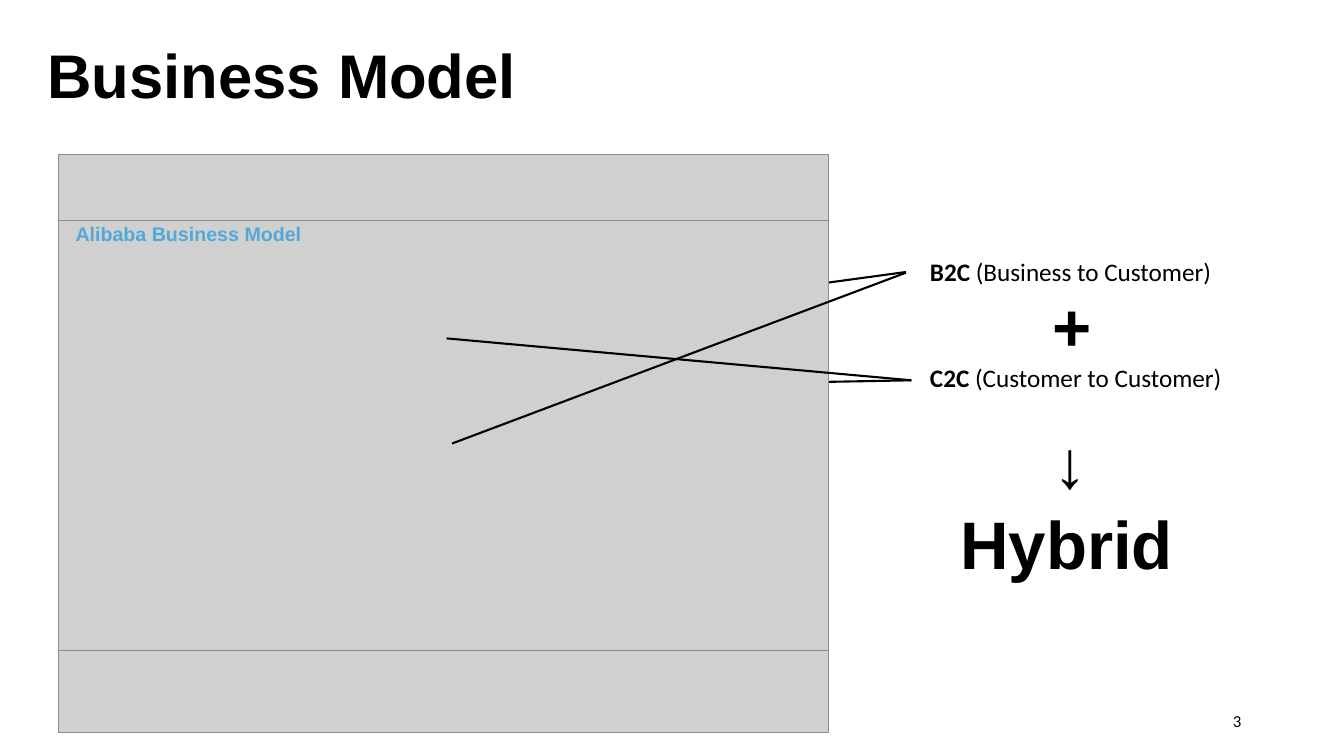
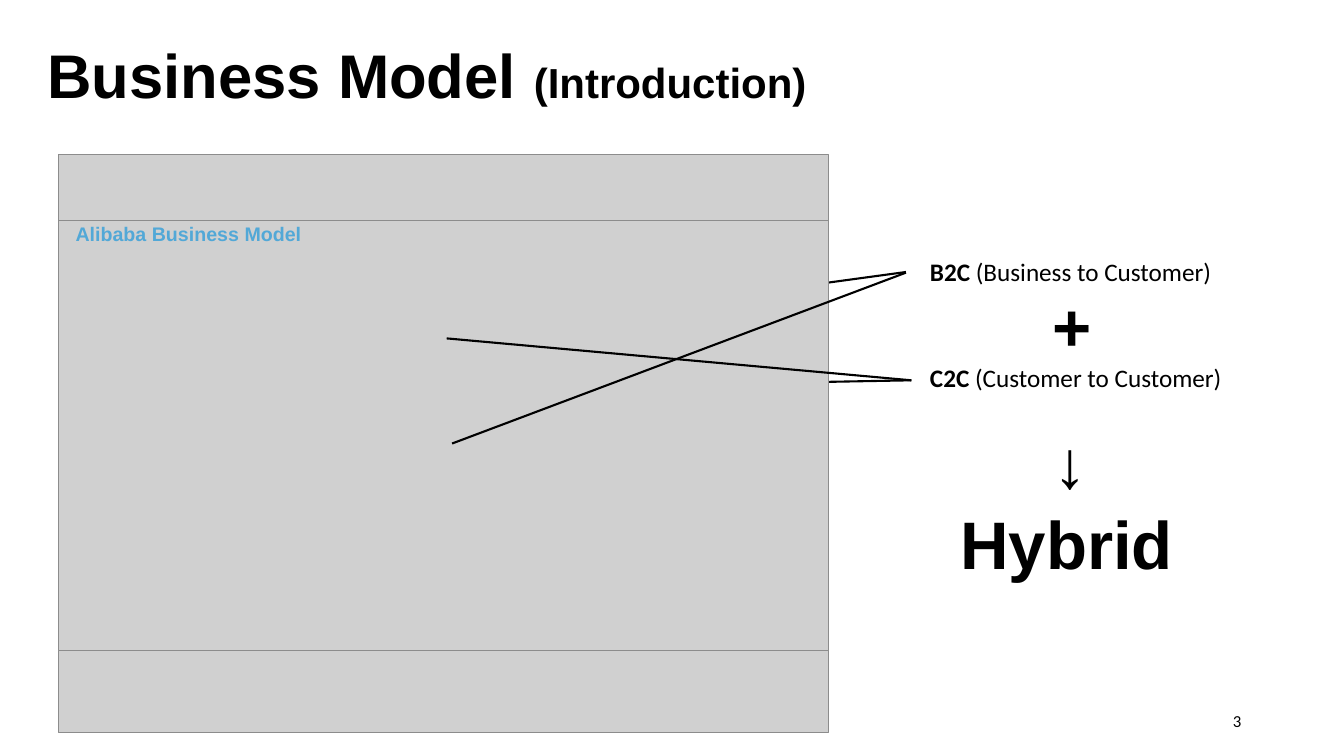
Before and after one commit to lrrong2020/Technical-Writing, a slide deck: slide 3 of Technical Writing.pptx. Drawn at 1344x756 pixels with LibreOffice and Linux fonts; fonts in the diff are those of the drawing; grey boxes stand for pictures. Boxes give left, top, right and bottom in pixels: in the first picture for what was removed or moved away, otherwise in the second. Text is boxed around its words. In the diff, an @@ line names an element or a change of style, - is before the commit and + after.

```diff
--- a/Technical Writing.pptx
+++ b/Technical Writing.pptx
@@ text at box(47, 53, 807, 107): text changed; size 44 to 30 pt @@
-Business Model
+Business Model (Introduction)
```
Also in this commit, not shown: 1 other slide changed, 1 other file.
